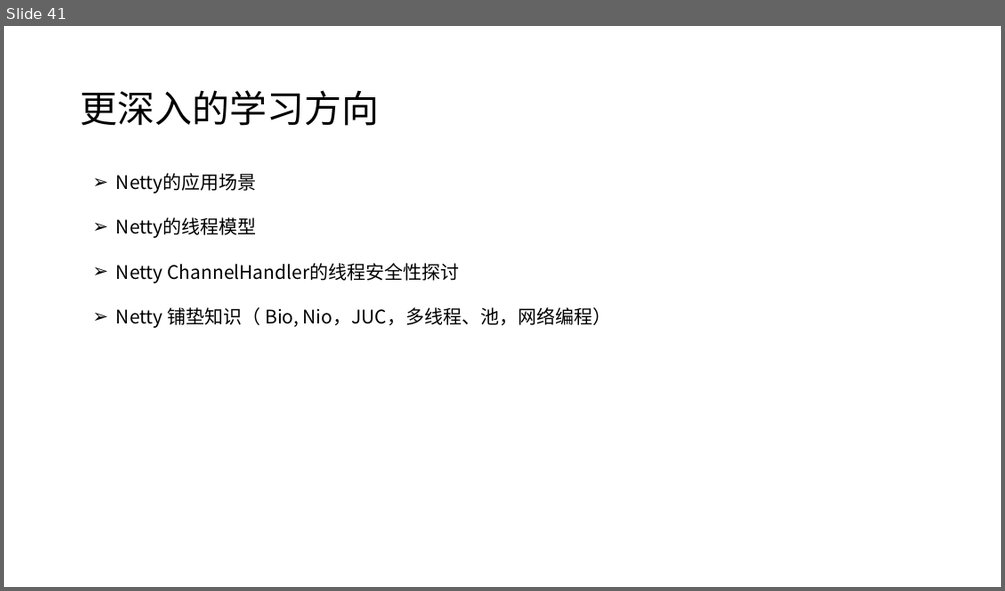
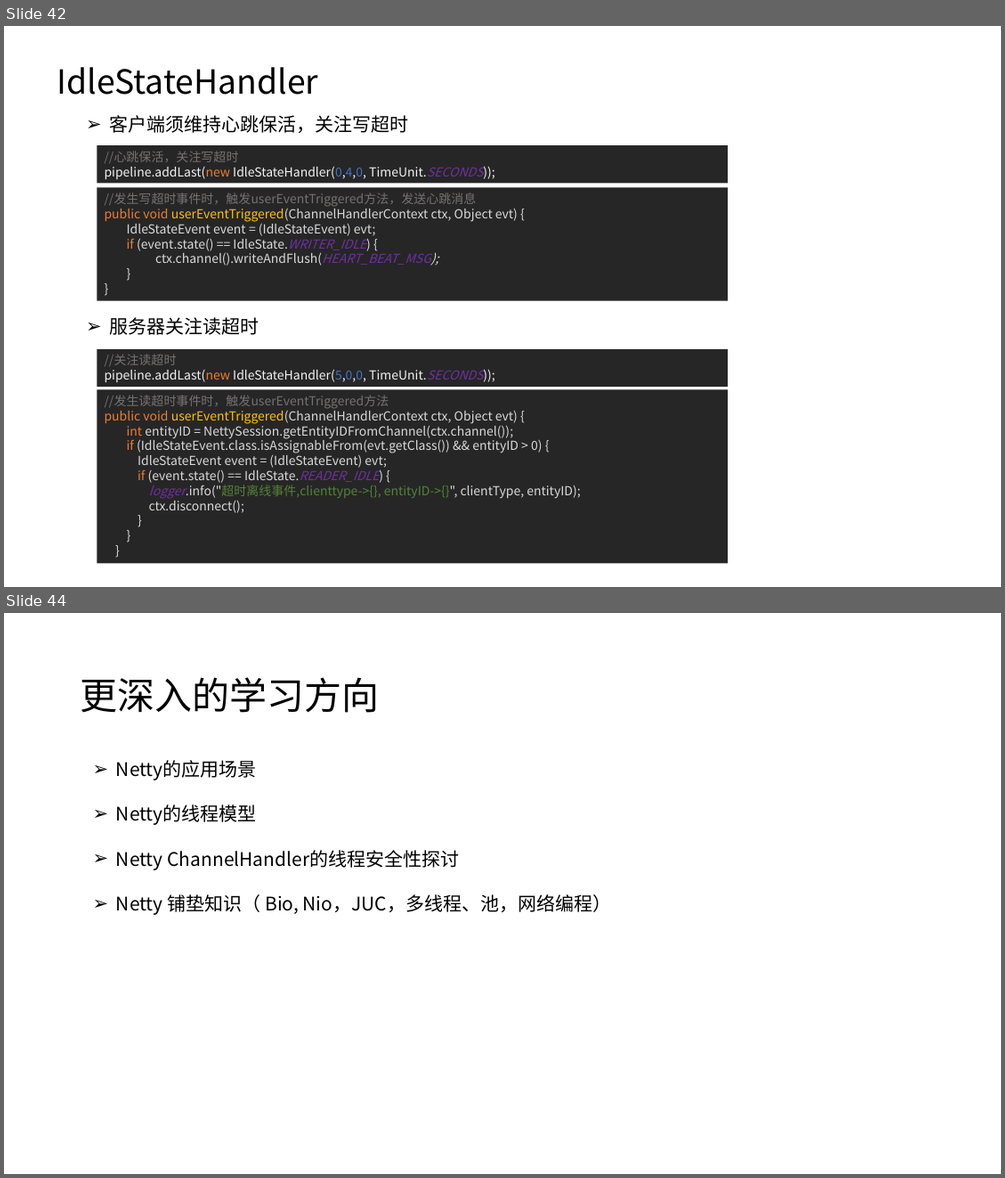
Before and after one commit to taomee517/netty-notes, a slide deck: Netty分享.pptx. Shown one above the other, each under a label of ours: slide 41 before the commit, slides 42 and 44 after it; the slides between them are not shown. The pictures are 1005x591 and 1005x1178 pixels, drawn with LibreOffice and Linux fonts; fonts in the diff are those of the drawing. Boxes give left, top, right and bottom in pixels: in the first picture for what was removed or moved away, otherwise in the second. Text is boxed around its words. In the diff, an @@ line names an element or a change of style, - is before the commit and + after.

```diff
--- a/Netty分享.pptx
+++ b/Netty分享.pptx
@@ slide 42 added at box(4, 26, 1001, 587), background #FFFFFF @@
@@ text added at box(57, 67, 319, 95), 32 pt, text #000000 @@
+IdleStateHandler
@@ text added at box(109, 115, 408, 335), 18 pt, text #000000 @@
+➢ 客户端须维持心跳保活，关注写超时
+➢ 服务器关注读超时
@@ rectangle added at box(97, 145, 728, 183), fill #262626, 12 pt, text #F2F2F2 @@
+//心跳保活，关注写超时
+pipeline.addLast(new IdleStateHandler(0,4,0, TimeUnit.SECONDS));
@@ rectangle added at box(97, 187, 728, 300), fill #262626, 12 pt, text #D9D9D9 @@
+//发生写超时事件时，触发userEventTriggered方法，发送心跳消息
+public void userEventTriggered(ChannelHandlerContext ctx, Object evt) {
+IdleStateEvent event = (IdleStateEvent) evt;
+if (event.state() == IdleState.WRITER_IDLE) {
+  ctx.channel().writeAndFlush(HEART_BEAT_MSG);
+}
+}
@@ rectangle added at box(97, 349, 728, 386), fill #262626, 12 pt, text #F2F2F2 @@
+//关注读超时
+pipeline.addLast(new IdleStateHandler(5,0,0, TimeUnit.SECONDS));
@@ rectangle added at box(97, 389, 728, 563), fill #262626, 12 pt, text #D9D9D9 @@
+//发生读超时事件时，触发userEventTriggered方法
+public void userEventTriggered(ChannelHandlerContext ctx, Object evt) {
+int entityID = NettySession.getEntityIDFromChannel(ctx.channel());
+if (IdleStateEvent.class.isAssignableFrom(evt.getClass()) && entityID > 0) {
+IdleStateEvent event = (IdleStateEvent) evt;
+if (event.state() == IdleState.READER_IDLE) {
+logger.info("超时离线事件,clienttype->{}, entityID->{}", clientType, entityID);
+ctx.disconnect();
+}
+}
+}
@@ what was slide 41 is now slide 44 @@
```
Also in this commit, not shown: 1 slide changed, 2 other slides added.
